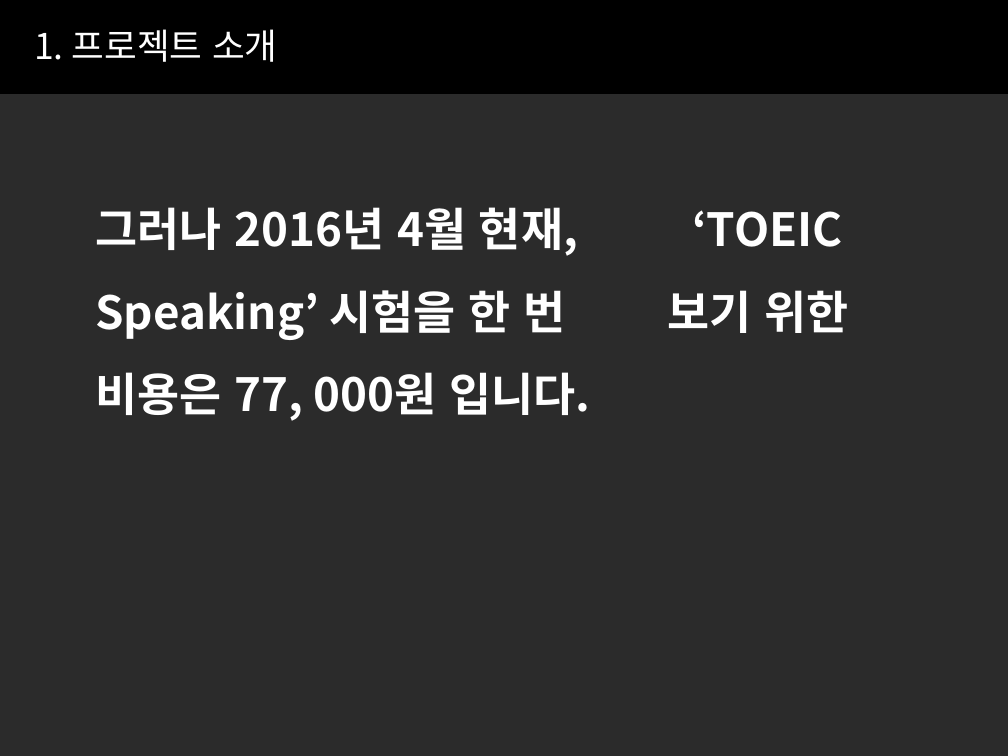
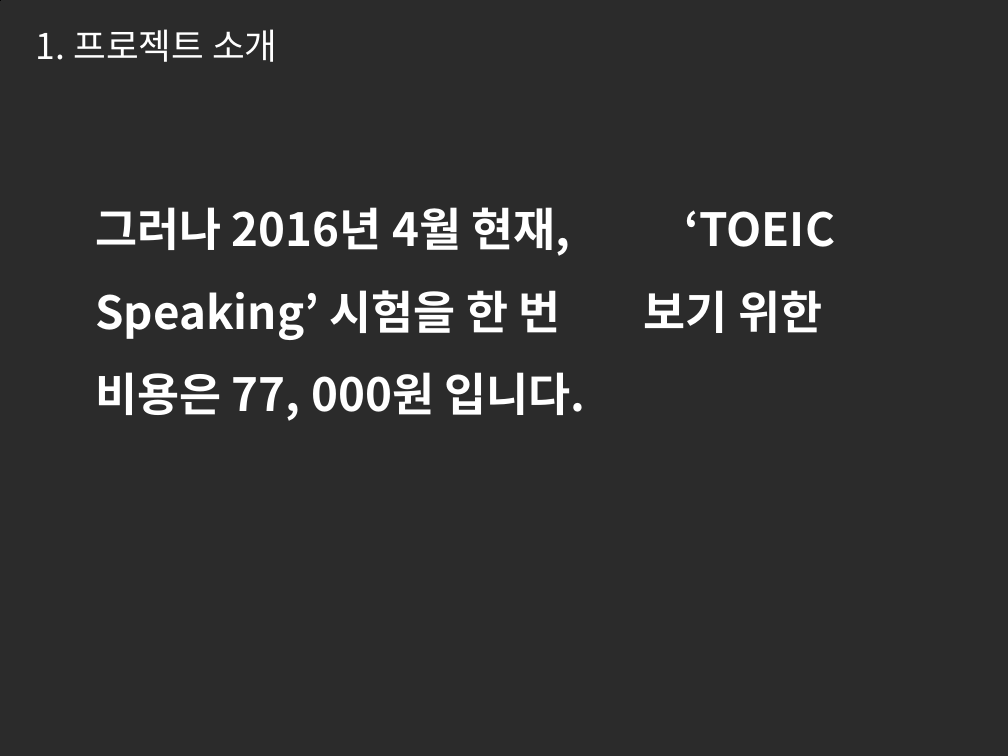
Before and after one commit to hkemt/doc, a slide deck: slide 3 of EMT_doc/1_EMT_Final_Report/EMT_FinalReport.pptx. Drawn at 1008x756 pixels with LibreOffice and Linux fonts; fonts in the diff are those of the drawing; background and template pictures are left out; a plain dark background stands for a picture behind light text. Boxes give left, top, right and bottom in pixels: in the first picture for what was removed or moved away, otherwise in the second. Text is boxed around its words. In the diff, an @@ line names an element or a change of style, - is before the commit and + after.

```diff
--- a/EMT_doc/1_EMT_Final_Report/EMT_FinalReport.pptx
+++ b/EMT_doc/1_EMT_Final_Report/EMT_FinalReport.pptx
@@ freeform shape at (x1=0, y1=0, x2=1008, y2=93): outline #000000 0 pt to #000000 0.75 pt; outline redrawn @@
@@ text "그러나 2016년 4월 현재, ‘TOEIC ..." rewrapped from (x1=95, y1=207, x2=849, y2=421) to (x1=95, y1=207, x2=835, y2=421) @@
```
Also in this commit, not shown: 19 other slides changed, 6 other files.
